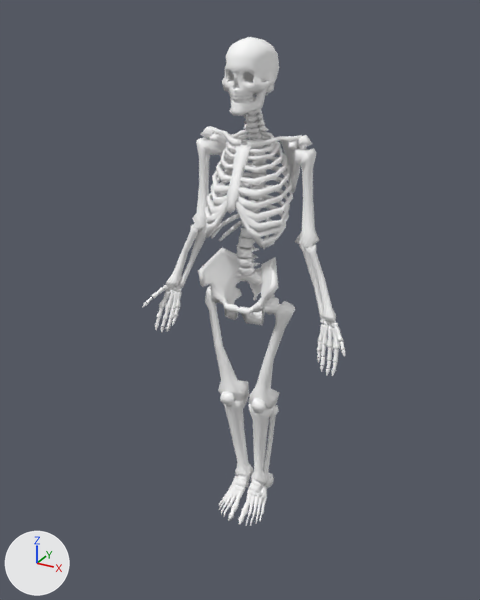
What one commit did to the FBX model Assets/External/Skeleton/skeleton.fbx.
The view is the same before and after, from a 50 mm lens placed at (21.3, -39.7, 41.0), pointed at (0.9, -2.6, 22.4). The lights are fixed; the arrows at lower left show +X, +Y and +Z. Where no turn or scale is listed for an object, it has been applied to the vertices.

In view in the first picture: 'BONES_ARM.L', 'BONES_ARM.R', 'BONES_HEAD', 'BONES_LEG.L', 'BONES_LEG.R', 'BONES_PELVIS', 'BONES_RIBCAGE', 'BONES_SPINE'.
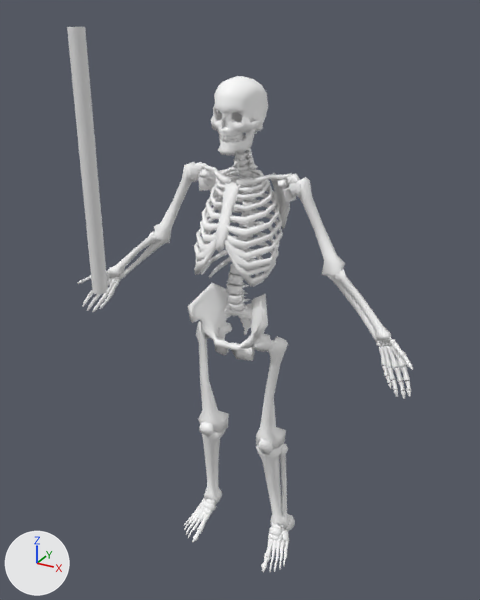
Location of each change, [x1, y1, x2, y2] in pixels of the pictures (480 x 600 px):
'BONES_SPINE', reshaped, moved (740% wider, 172% taller)
    before: [236, 93, 275, 275]
    after: [78, 76, 413, 572]
'BONES_RIBCAGE', deleted
    before: [204, 130, 293, 250]
'Sword', added
    after: [67, 27, 108, 294]
'BONES_ARM.L', deleted
    before: [247, 135, 346, 376]
'BONES_LEG.L', deleted
    before: [238, 296, 295, 526]
'BONES_ARM.R', deleted
    before: [143, 126, 247, 333]
'BONES_HEAD', deleted
    before: [222, 37, 279, 116]
'BONES_LEG.R', deleted
    before: [205, 286, 254, 521]
'BONES_PELVIS', deleted
    before: [198, 247, 278, 325]
part 1 of me_skeletonmesh_013, built on
    after: [78, 76, 413, 572]

Patch to the scene script:
```diff
--- a/Assets/External/Skeleton/skeleton.fbx.py
+++ b/Assets/External/Skeleton/skeleton.fbx.py
@@ me_skeletonmesh_013 @@
 # used by ob_bones_spine; location = (0.0, 0.25, 36.91)
-me_skeletonmesh_013.from_pydata(...)  # 2656 vertices, 3722 faces; spans x -1.01..1.01, y -1.13..2.6, z -13.53..-0.8
+me_skeletonmesh_013.from_pydata(...)  # 8128 vertices, 8918 faces; spans x -13.59..13.36, y -2.64..2.92, z -35.19..2.41
+# me_skeletonmesh_013 part 1: 1 vertex removed from x 0.0, y 1.54, z -5.85; 5473 vertices added at x -13.59..13.36, y -2.64..2.92, z -35.19..2.41
 me_skeletonmesh_013.materials.append(mat_material)
@@ me_cylinder_001 @@
+me_cylinder_001.from_pydata(...)  # 64 vertices, 34 faces; spans x -0.45..0.45, y -0.45..0.45, z -7.3..7.3
@@ ob_bones_leg_r @@
-ob_bones_leg_r = bpy.data.objects.new('BONES_LEG.R', me_skeletonmesh_011)
-ob_bones_leg_r.location = (0.0, 0.25, 36.91)
@@ ob_bones_head @@
-ob_bones_head = bpy.data.objects.new('BONES_HEAD', me_skeletonmesh_003)
-ob_bones_head.location = (0.0, 0.25, 36.91)
@@ ob_bones_pelvis @@
-ob_bones_pelvis = bpy.data.objects.new('BONES_PELVIS', me_skeletonmesh_014)
-ob_bones_pelvis.location = (0.0, 0.25, 36.91)
@@ ob_bones_spine @@
 ob_bones_spine = bpy.data.objects.new('BONES_SPINE', me_skeletonmesh_013)
-ob_bones_spine.location = (0.0, 0.25, 36.91)
+ob_bones_spine.location = (0.0, -1.24, 34.66)
@@ ob_bones_arm_l @@
-ob_bones_arm_l = bpy.data.objects.new('BONES_ARM.L', me_skeletonmesh_012)
-ob_bones_arm_l.location = (0.0, 0.25, 36.91)
@@ ob_bones_leg_l @@
-ob_bones_leg_l = bpy.data.objects.new('BONES_LEG.L', me_skeletonmesh_010)
-ob_bones_leg_l.location = (0.0, 0.25, 36.91)
@@ ob_bones_ribcage @@
-ob_bones_ribcage = bpy.data.objects.new('BONES_RIBCAGE', me_skeletonmesh_015)
-ob_bones_ribcage.location = (0.0, 0.25, 36.91)
@@ ob_bones_arm_r @@
-ob_bones_arm_r = bpy.data.objects.new('BONES_ARM.R', me_skeletonmesh_009)
-ob_bones_arm_r.location = (0.0, 0.25, 36.91)
@@ ob_sword @@
+ob_sword = bpy.data.objects.new('Sword', me_cylinder_001)
+ob_sword.location = (-3.67, -11.64, 32.8)
```
